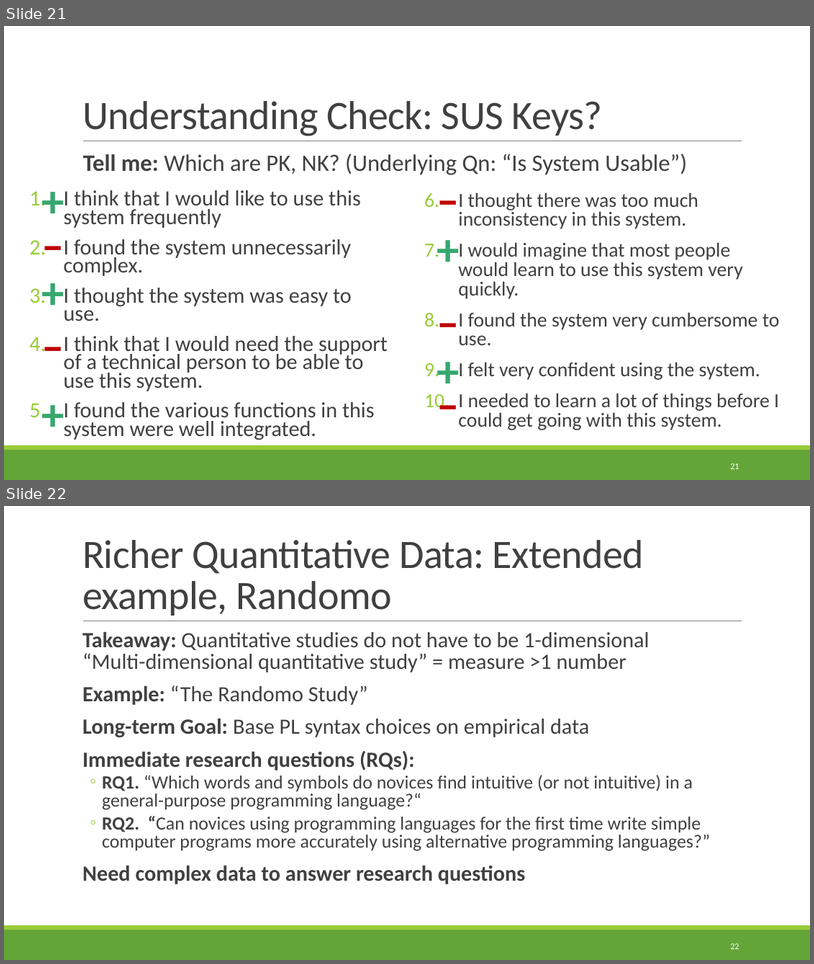
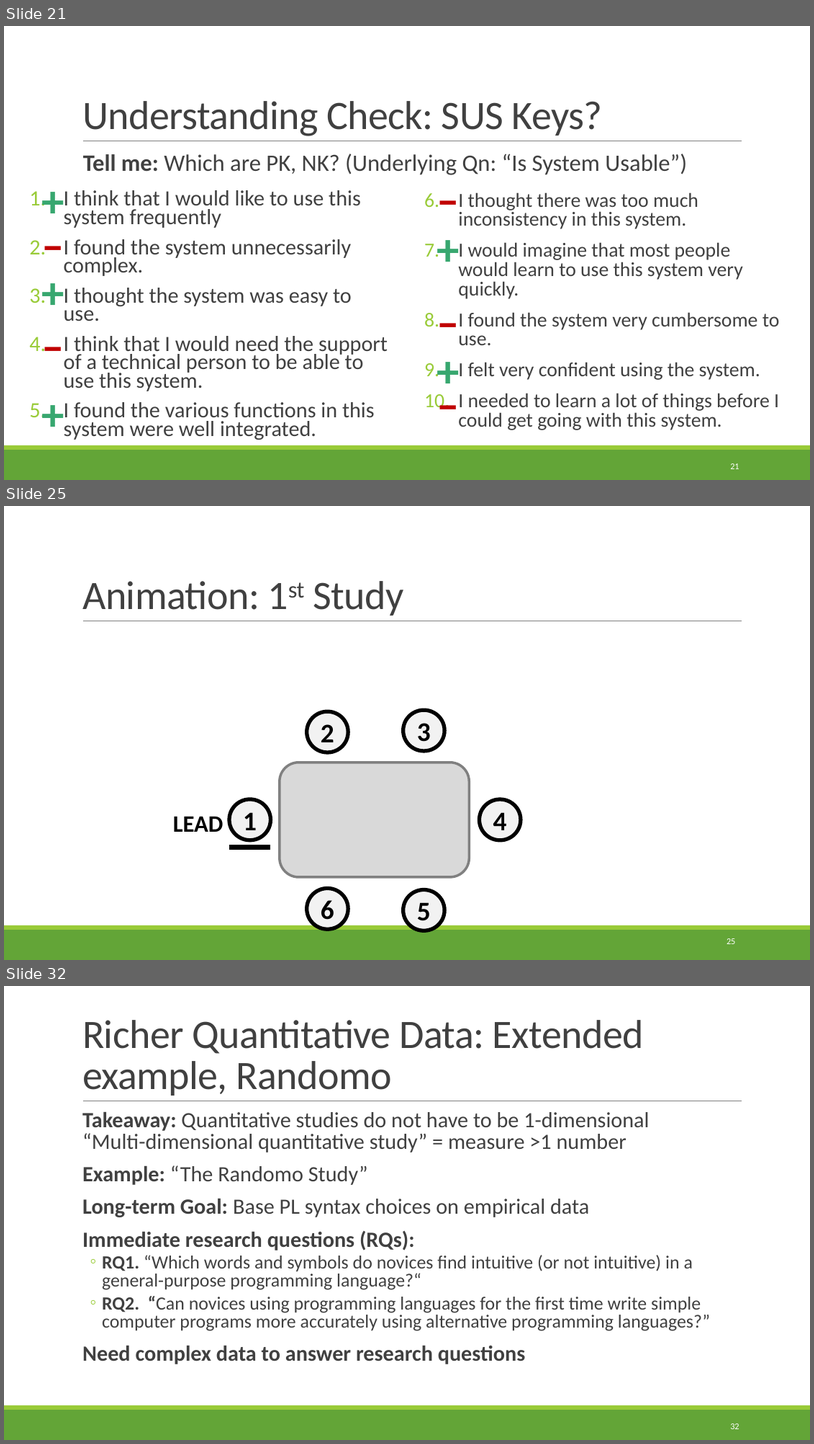
Before and after one commit to rbohrer/pl-course, a slide deck: LectureSlides/09Design2.pptx. Shown one above the other, each under a label of ours: slides 21 and 22 before the commit, slides 21, 25 and 32 after it; the slides between them are not shown. The pictures are 814x964 and 814x1444 pixels, drawn with LibreOffice and Linux fonts; fonts in the diff are those of the drawing. Boxes give left, top, right and bottom in pixels: in the first picture for what was removed or moved away, otherwise in the second. Text is boxed around its words. In the diff, an @@ line names an element or a change of style, - is before the commit and + after.

```diff
--- a/LectureSlides/09Design2.pptx
+++ b/LectureSlides/09Design2.pptx
@@ slide 25 added at [4, 506, 810, 960], background #FFFFFF; not listed: 3 template elements that a slide beside it also shows @@
@@ title added at [82, 581, 404, 615], 48 pt, text #404040 @@
+Animation: 1st Study
@@ ellipse added at [307, 712, 348, 753], fill #F2F2F2, outline #000000 4.5 pt, 32 pt, text #000000, bold @@
+2
@@ ellipse added at [404, 710, 445, 751], fill #F2F2F2, outline #000000 4.5 pt, 32 pt, text #000000, bold @@
+3
@@ rounded rectangle added at [280, 762, 470, 877], fill #D9D9D9, outline #808080 3 pt @@
@@ ellipse added at [229, 799, 271, 840], fill #F2F2F2, outline #000000 4.5 pt, 32 pt, text #000000, bold @@
+1
@@ ellipse added at [479, 800, 521, 841], fill #F2F2F2, outline #000000 4.5 pt, 32 pt, text #000000, bold @@
+4
@@ text added at [173, 816, 224, 831], 28 pt, text #000000, bold @@
+LEAD
@@ line added from (229, 847) to (271, 847), #000000 6 pt @@
@@ ellipse added at [307, 888, 348, 929], fill #F2F2F2, outline #000000 4.5 pt, 32 pt, text #000000, bold @@
+6
@@ ellipse added at [404, 890, 445, 931], fill #F2F2F2, outline #000000 4.5 pt, 32 pt, text #000000, bold @@
+5
@@ page number added at [727, 938, 736, 944], 10.5 pt, text #FFFFFF @@
+25
@@ what was slide 22 is now slide 32 @@
@@ page number at [730, 1423, 739, 1429]: text changed @@
-22
+32
```
Also in this commit, not shown: 9 other slides added.
